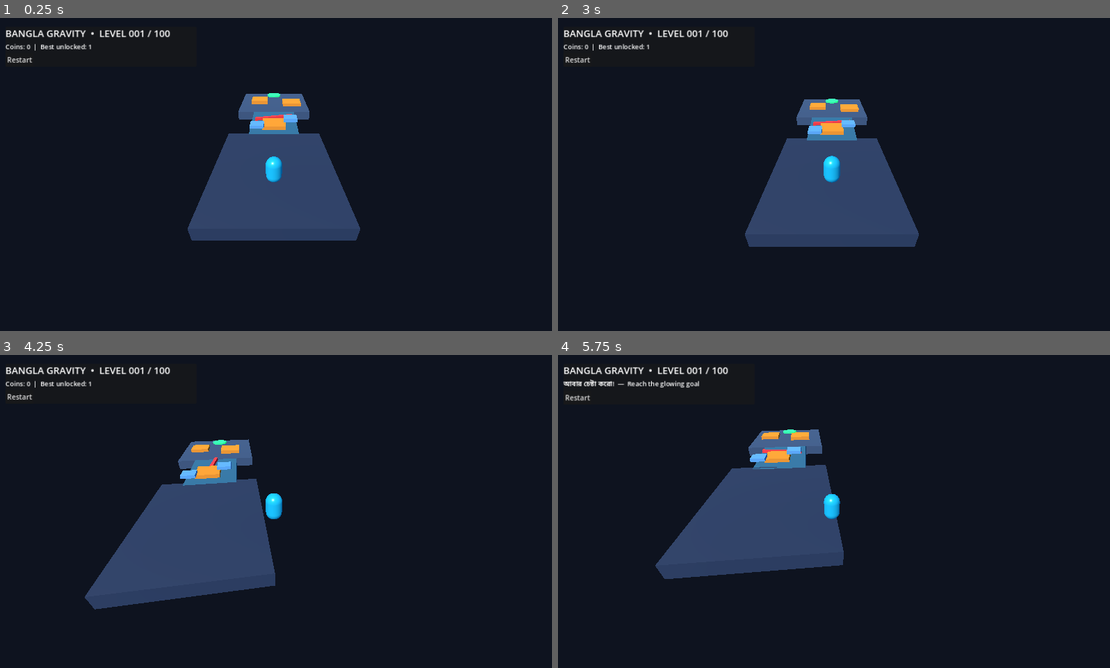
Above: before the commit, frames 1-4 (two rows, left to right).
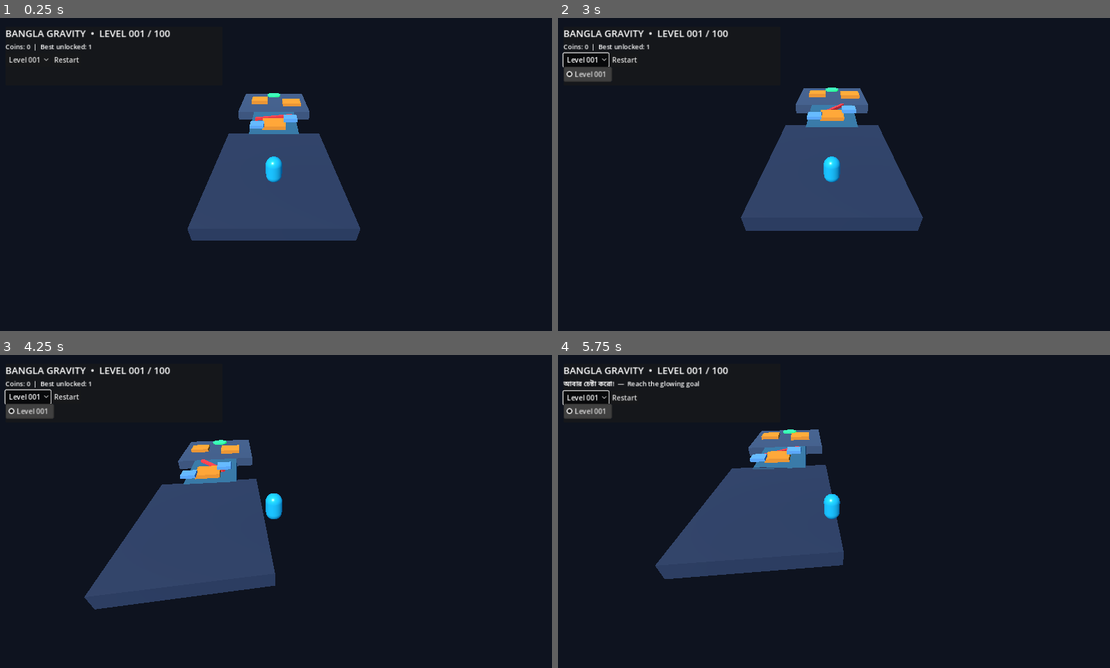
Above: after the commit, the same moments.

Repository: mssonamik34-arch/Bangla-gravity-
Game: Godot game, scene res://scenes/main.tscn
Same seed, same stepped clock (60 frames per second), same inputs: the game is played once before the commit and once after it.
Inputs (mouse positions are in pixels of both pictures, inside the frame that each line leads up to):
- Up to frame 1 (0.25 s): no input
- Up to frame 2 (3 s): click "Restart" at 0.5 s; click "Restart" at 1.25 s; click "Restart" at 2 s; click (585, 58) at 2.75 s, where only the run after the commit has a clickable "Level 001"
- Up to frame 3 (4.25 s): hold D (move_right) from 3.53 s (still down); tap Space (jump) at 3.77 s
- Up to frame 4 (5.75 s): release D (move_right) at 4.28 s; hold S (move_back) 4.28-5.03 s; tap Space (jump) at 4.52 s; hold D (move_right) from 5.03 s (still down)

The runs differ from the first frame. In frame 1, 0.1% of the frame differs, in the area x 1-15%, y 12-15%; in frame 2, 5.2%, in the area x 0-67%, y 10-74%; in frame 3, 0.7%; in frame 4, 0.7%.

Commit message:
Add unlocked level selector and improve game HUD

Diff:
--- a/scripts/main.gd
+++ b/scripts/main.gd
@@ -146,7 +146,7 @@
 	add_child(layer)
 	var panel := PanelContainer.new()
 	panel.position = Vector2(22, 20)
-	panel.custom_minimum_size = Vector2(440, 90)
+	panel.custom_minimum_size = Vector2(500, 135)
 	layer.add_child(panel)
 	var column := VBoxContainer.new()
 	panel.add_child(column)
@@ -161,6 +161,12 @@
 	status_label.text = "Coins: %d  |  Best unlocked: %d" % [total_coins, best_level]
 	var actions := HBoxContainer.new()
 	column.add_child(actions)
+	var level_picker := OptionButton.new()
+	for unlocked in range(1, best_level + 1):
+		level_picker.add_item("Level %03d" % unlocked)
+	level_picker.select(level_number - 1)
+	level_picker.item_selected.connect(_select_level)
+	actions.add_child(level_picker)
 	var restart_button := Button.new()
 	restart_button.text = "Restart"
 	restart_button.pressed.connect(_restart_level)
@@ -225,3 +231,11 @@
 	save.set_value("progress", "coins", total_coins)
 	save.save("user://progress.cfg")
 	get_tree().reload_current_scene()
+
+func _select_level(index: int) -> void:
+	var requested_level := index + 1
+	if requested_level < 1 or requested_level > best_level:
+		return
+	level_number = requested_level
+	_save_progress()
+	get_tree().reload_current_scene()
